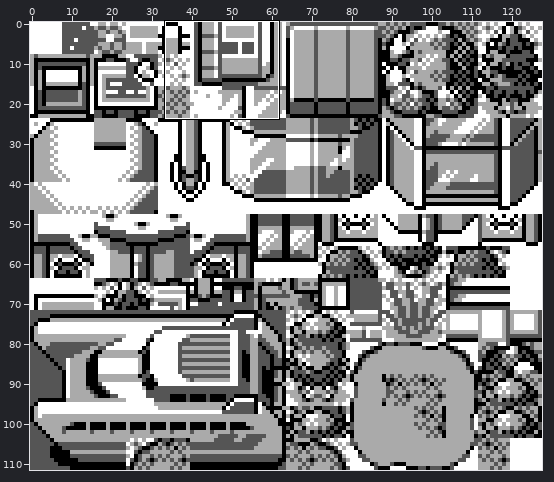
Two states of a sprite sheet, gfx/tilesets/battle_tower_outside.png. The first picture is a wide view before the edit; the outline marks the close-up.
Close-up. Before the commit:
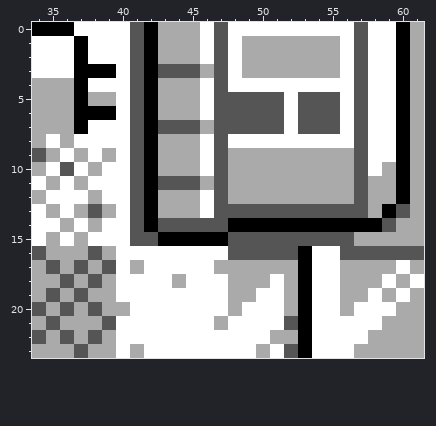
The file is 128x112 pixels. Shown: x 34..61, y 0..23.
New version:
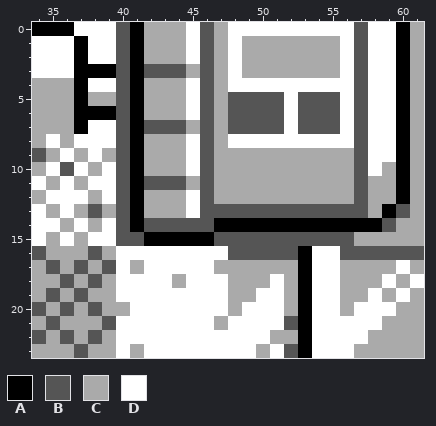
Palette (. is transparent): A #000000  B #555555  C #aaaaaa  D #ffffff
The commit says: Corrected small tileset error
Change:
Changed rows in their new state; - is an unchanged pixel.
first column x 40:
 0 BAC--DBC
 1 BAC--DBC
 2 BAC--DBC
 3 BAB--CBC
 4 BAC--DBC
 5 BAC--DBC
 6 BAC--DBC
 7 BAB--CBC
 8 BAC--DBC
 9 BAC--DBC
10 BAC--DBC
11 BAB--CBC
12 BAC--DBC
13 BAC--DB-
14 BAB----A
15 B-A----B
Where, in picture pixels (left, top, right, bottom), the same in both close-ups:
changed: (116, 22, 228, 246)
